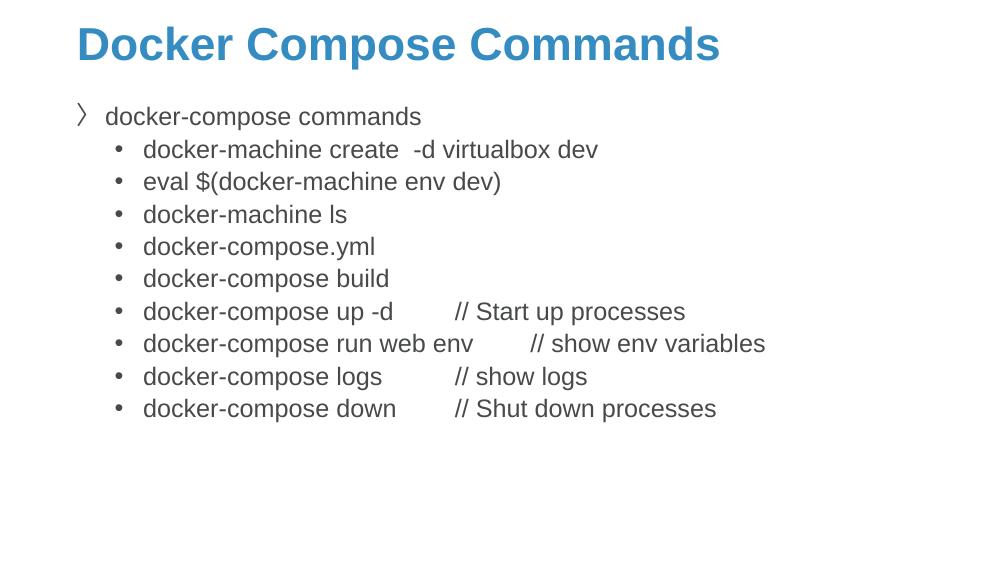
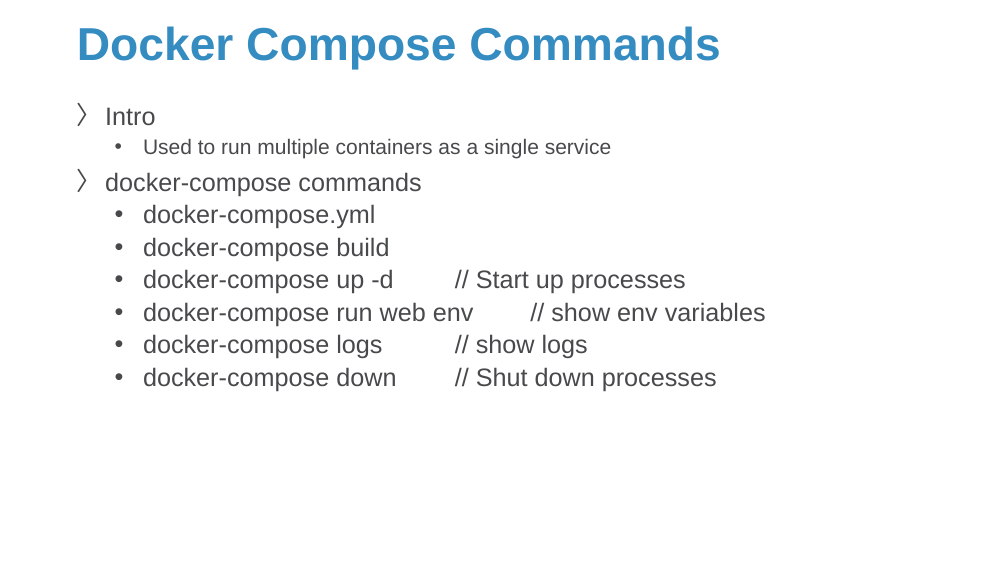
Before and after one commit to Sparks-Lu/TechNotes, a slide deck: slide 8 of Docker-Notes.pptx (slide 7 before the commit). Drawn at 1008x567 pixels with LibreOffice and Linux fonts; fonts in the diff are those of the drawing; background and template pictures are left out. Boxes give left, top, right and bottom in pixels: in the first picture for what was removed or moved away, otherwise in the second. Text is boxed around its words. In the diff, an @@ line names an element or a change of style, - is before the commit and + after.

```diff
--- a/Docker-Notes.pptx
+++ b/Docker-Notes.pptx
@@ text at [105,107,612,159]: paragraphs added @@
+〉 Intro
+  • Used to run multiple containers as a single service
@@ text at [143,139,599,224]: paragraphs removed @@
-  • docker-machine create -d virtualbox dev
-  • eval $(docker-machine env dev)
-  • docker-machine ls
```
Also in this commit, not shown: 2 other slides changed, 1 slide added, 25 other files.
